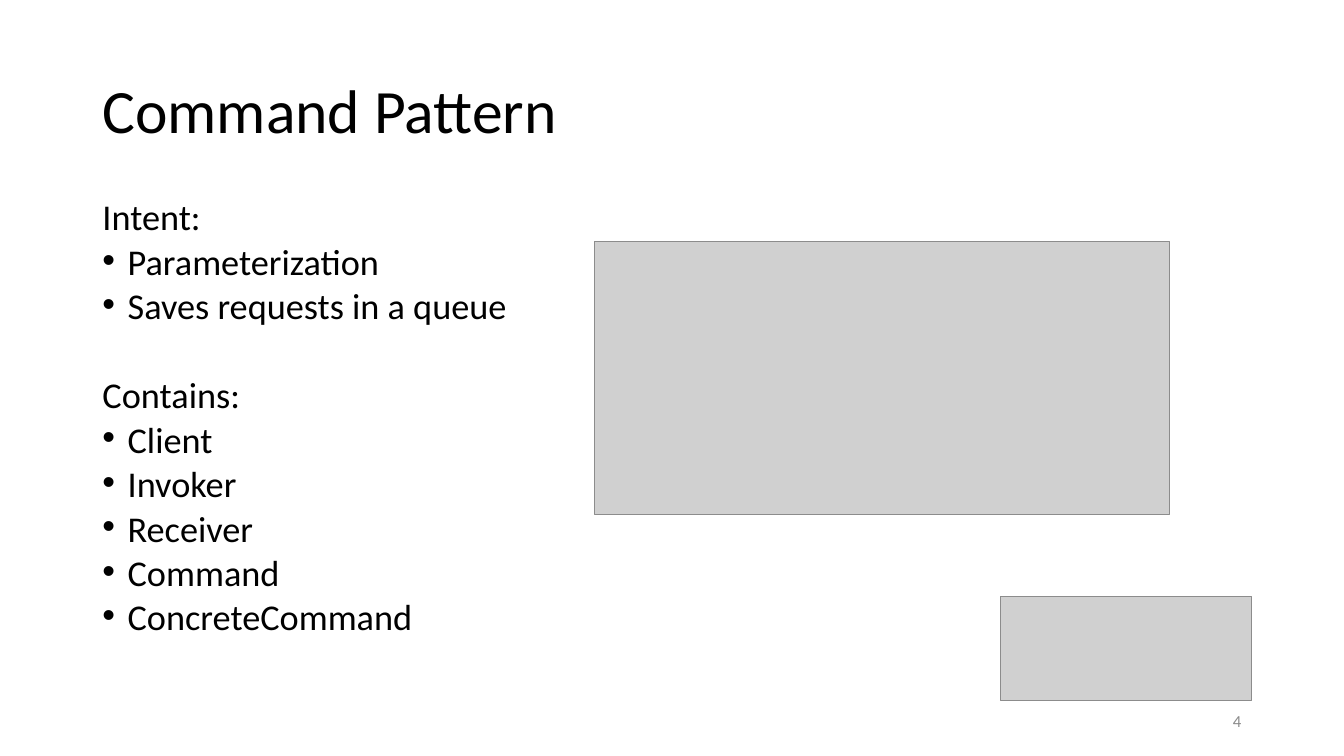
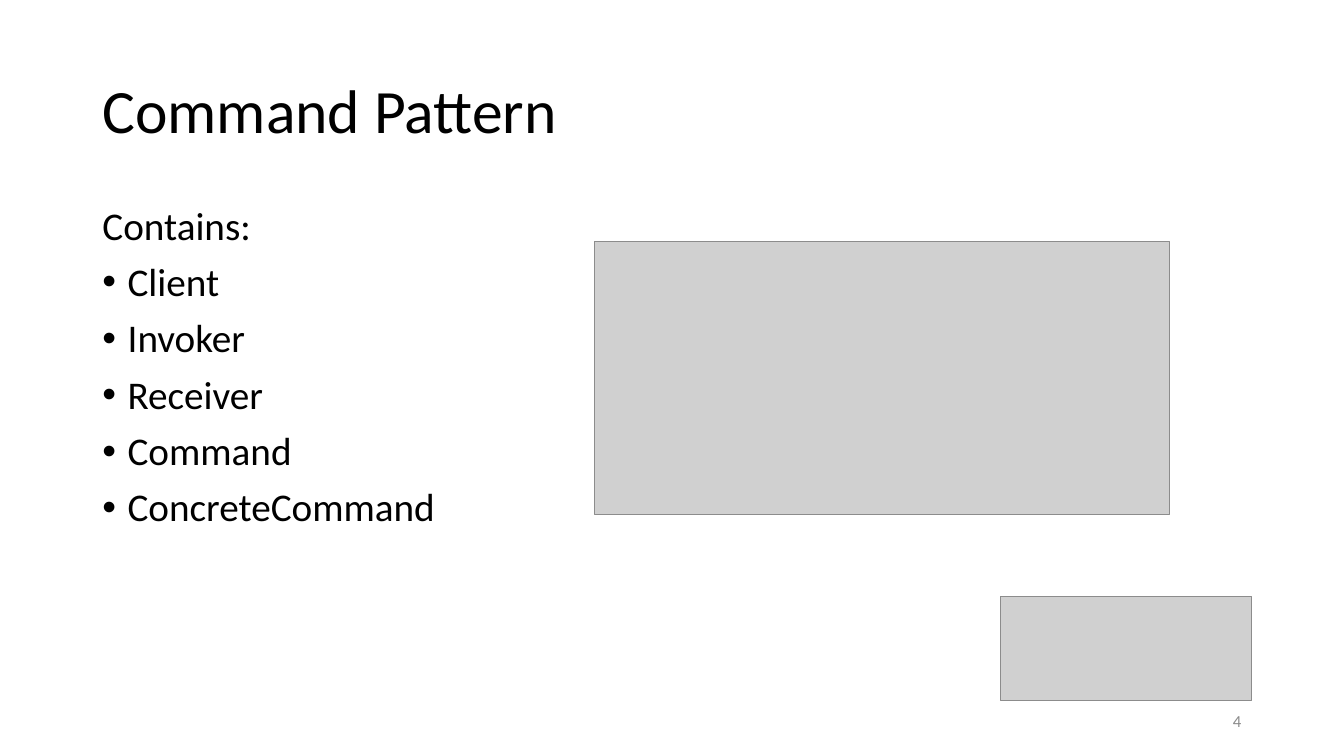
Before and after one commit to cuongcnguyen/SWDAssignment2, a slide deck: slide 4 of Presentation - Command Pattern.pptx. Drawn at 1344x756 pixels with LibreOffice and Linux fonts; fonts in the diff are those of the drawing; grey boxes stand for pictures. Boxes give left, top, right and bottom in pixels: in the first picture for what was removed or moved away, otherwise in the second. Text is boxed around its words. In the diff, an @@ line names an element or a change of style, - is before the commit and + after.

Commit message:
Small changes in slides

```diff
--- a/Presentation - Command Pattern.pptx
+++ b/Presentation - Command Pattern.pptx
@@ text "Contains:" at box(102, 213, 435, 522): size 25.9 to 28 pt; line spacing 0.7 to 0.9 @@
@@ text at box(102, 206, 506, 325): paragraphs removed @@
-Intent:
-• Parameterization
-• Saves requests in a queue
```
Also in this commit, not shown: 1 other slide changed, 1 other file.
